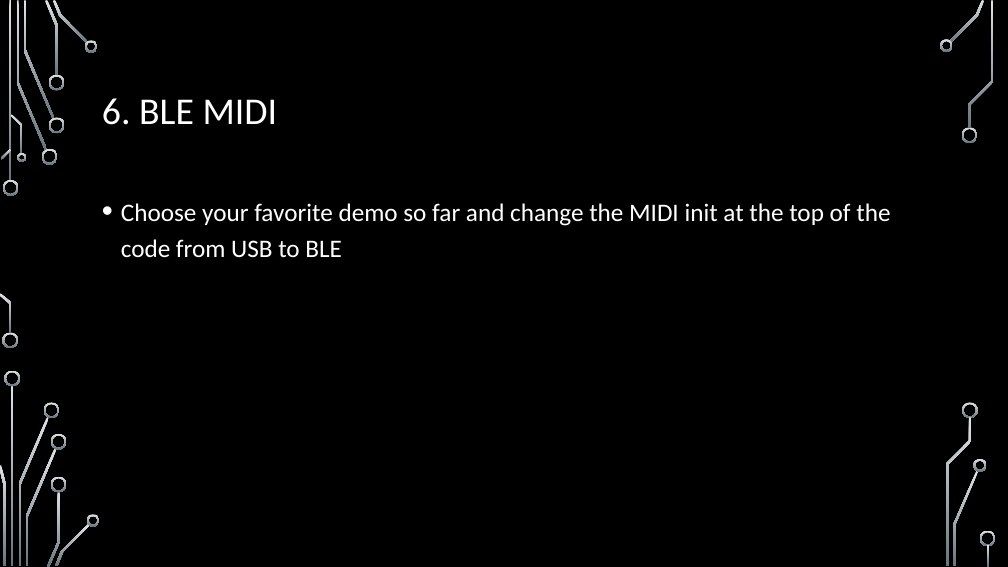
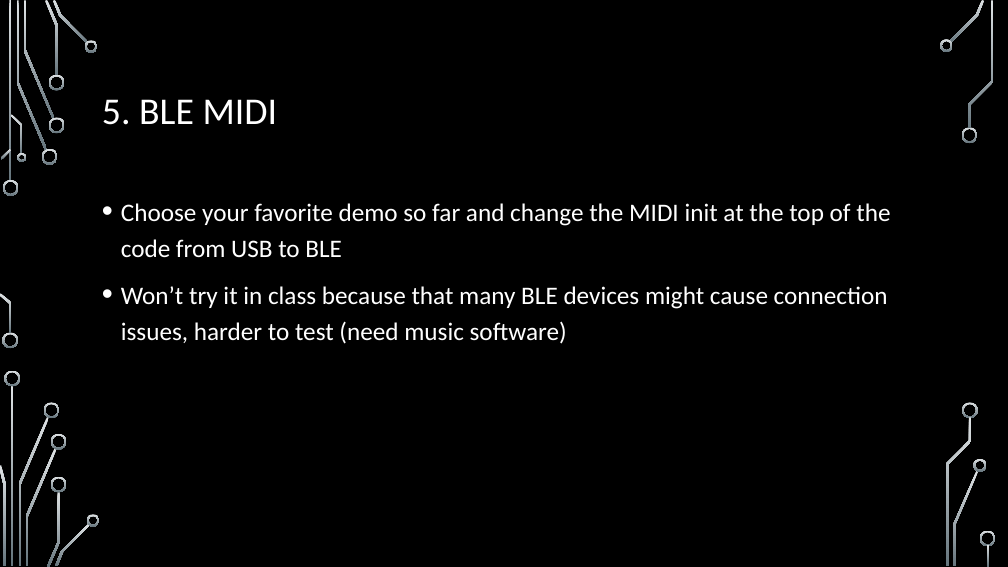
Before and after one commit to BlitzCityDIY/CircuitPython-Bluefruit-MIDI-Demos, a slide deck: slide 18 of Using MIDI with CircuitPython Slides.pptx. Drawn at 1008x567 pixels with LibreOffice and Linux fonts; fonts in the diff are those of the drawing; background and template pictures are left out. Boxes give left, top, right and bottom in pixels: in the first picture for what was removed or moved away, otherwise in the second. Text is boxed around its words. In the diff, an @@ line names an element or a change of style, - is before the commit and + after.

```diff
--- a/Using MIDI with CircuitPython Slides.pptx
+++ b/Using MIDI with CircuitPython Slides.pptx
@@ title at box(102, 99, 278, 125): text changed @@
-6. BLE MIDI
+5. BLE MIDI
@@ text at box(121, 286, 888, 344): paragraph added @@
+• Won’t try it in class because that many BLE devices might cause connection issues, harder to test (need music software)
```
Also in this commit, not shown: 3 other slides changed, 1 slide removed, 2 other files.
